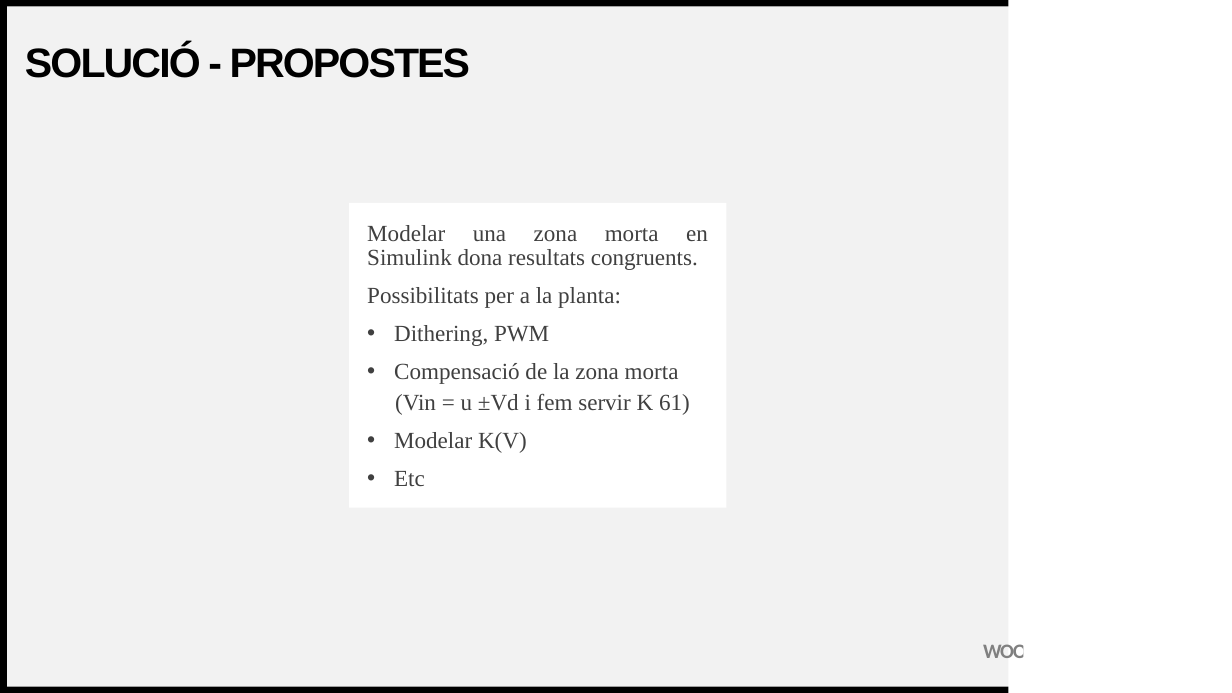
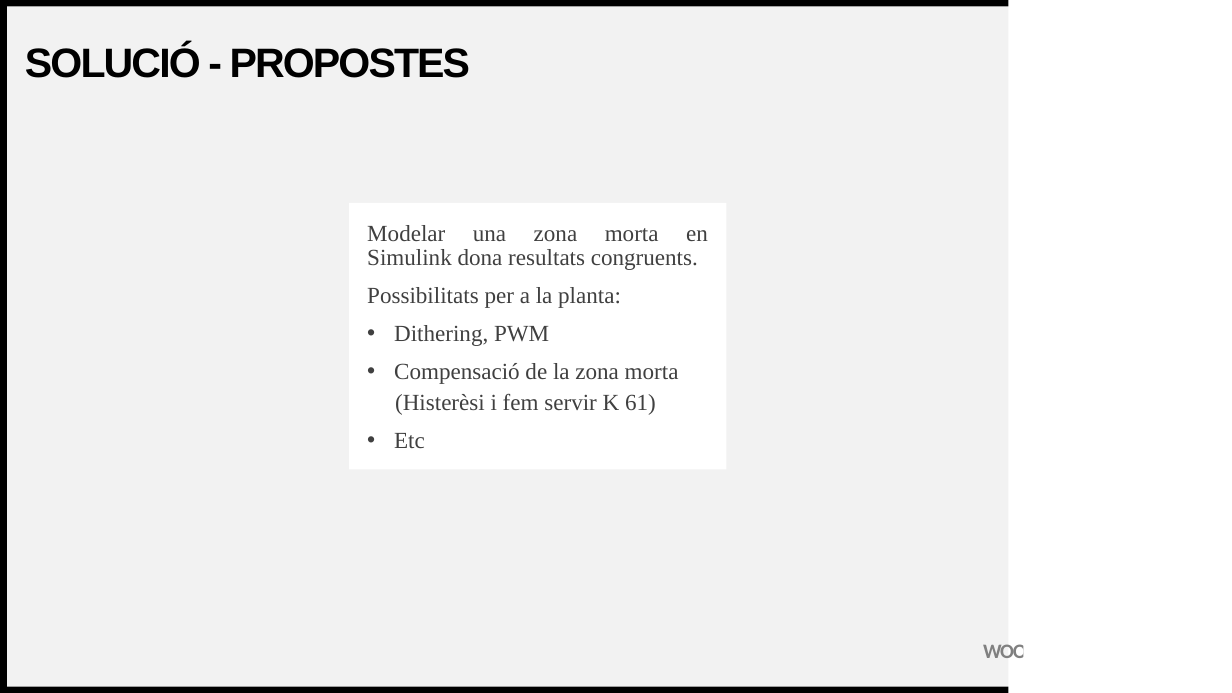
Before and after one commit to Argyrum/TFG-Control, a slide deck: slide 20 of Presentacions/Resultats de l’Anàlisi de la Planta de DS - Compendi 1-4 .pptx. Drawn at 1232x693 pixels with LibreOffice and Linux fonts; fonts in the diff are those of the drawing. Boxes give left, top, right and bottom in pixels: in the first picture for what was removed or moved away, otherwise in the second. Text is boxed around its words. In the diff, an @@ line names an element or a change of style, - is before the commit and + after.

```diff
--- a/Presentacions/Resultats de l’Anàlisi de la Planta de DS - Compendi 1-4 .pptx
+++ b/Presentacions/Resultats de l’Anàlisi de la Planta de DS - Compendi 1-4 .pptx
@@ text "Modelar una zona morta en ...": place and size @@
-text "Modelar una zona morta en ..." at <box>349,203,727,508</box>
+text "Modelar una zona morta en ..." at <box>349,203,727,470</box>
@@ text at <box>395,393,656,415</box>: text changed @@
-  (Vin = u ±Vd i fem servir K 61)
-• Modelar K(V)
+  (Histerèsi i fem servir K 61)
```
Also in this commit, not shown: 3 other slides changed, 1 slide added, 9 other files.
